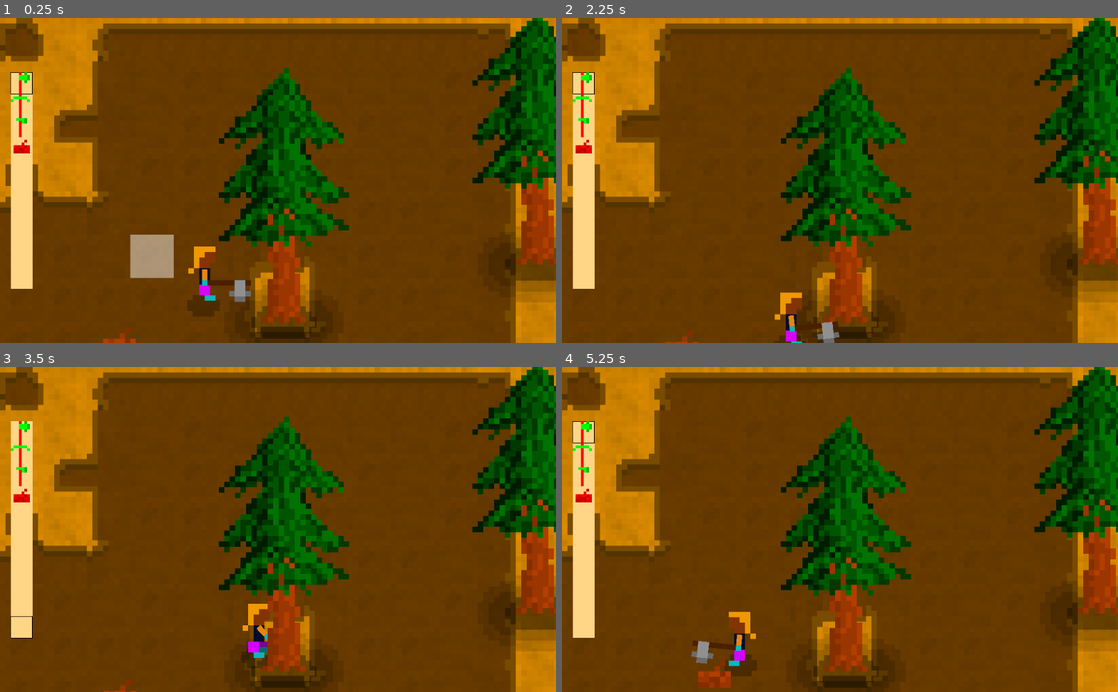
Above: before the commit, frames 1-4 (two rows, left to right).
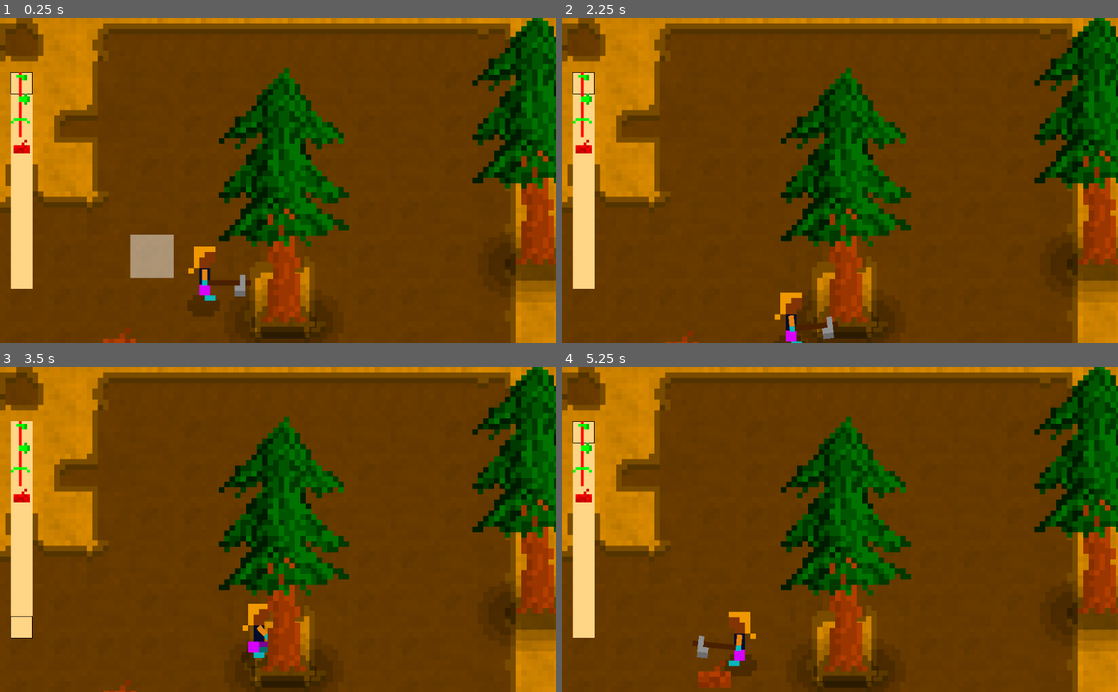
Above: after the commit, the same moments.

Repository: xarvh/residuals
Game: Godot game, scene res://scenes/map/Main.tscn
The game is run twice, just before and just after one commit, with the same random seed, the same clock (stepped at 60 frames per second) and the same inputs. Sound files missing from this copy of the repository are replaced by a short silence.
Inputs (mouse positions are in pixels of both pictures, inside the frame that each line leads up to):
- Up to frame 1 (0.25 s): no input
- Up to frame 2 (2.25 s): tap Enter (ui_accept) at 0.5, 0.77, 1.52 s; move the mouse to (962, 164) at 0.52 s; hold Right (ui_right) 0.53-1.28 s; tap A (SelectNextTool) at 0.6, 2.1 s; move the mouse to (728, 196) at 1.27 s; hold Down (ui_down) 1.28-2.03 s; tap Q (SelectPrevTool) at 1.35 s; move the mouse to (895, 109) at 2.02 s; hold Right (ui_right) from 2.03 s (still down)
- Up to frame 3 (3.5 s): move the mouse to (250, 594) at 2.77 s; release Right (ui_right) at 2.78 s; hold Up (ui_up) from 2.78 s (still down); tap Q (SelectPrevTool) at 2.85 s; tap Enter (ui_accept) at 3.02 s
- Up to frame 4 (5.25 s): move the mouse to (1006, 578) at 3.52 s; release Up (ui_up) at 3.53 s; hold Left (ui_left) 3.53-5.03 s; tap A (SelectNextTool) at 3.6, 5.1 s; tap Enter (ui_accept) at 3.77, 4.52 s; move the mouse to (673, 480) at 4.27 s; tap Q (SelectPrevTool) at 4.35 s; move the mouse to (867, 529) at 5.02 s; hold Down (ui_down) from 5.03 s (still down)

The runs differ from the first frame. In frame 1, 0.3% of the frame differs, in the area x 1-46%, y 16-88%; in frame 2, 0.2%; in frame 3, 0.1%; in frame 4, 0.2%.

Commit message:
Can till soil

Diff:
--- a/src/Env.gd
+++ b/src/Env.gd
@@ -15,6 +15,31 @@
 }
 
 
+#
+# TODO move this somewhere else
+#
+# TODO Ideally, the info should also contain offset and material, so maybe load a Scene instead?
+# It's actually one Scene for the backpack selector and one Scene for the player sprite?
+#
+# TODO Also add info on how the item is held
+#
+func itemToTexture(item):
+    match item:
+        null:
+            return null
+
+        Env.Item.Axe:
+            return load('res://scenes/human/axe.png')
+
+        Env.Item.Pickaxe:
+            return load('res://scenes/human/pickaxe.png')
+
+        Env.Item.Hoe:
+            return load('res://scenes/human/hoe.png')
+
+        Env.Item.Wood:
+            return load('res://scenes/drop/wood.png')
+
 
 #
 #
--- a/src/HumanPlayer.gd
+++ b/src/HumanPlayer.gd
@@ -33,9 +33,9 @@
 onready var backpackStorage = Storage.new(backpackSize)
 
 func _ready():
+    backpackStorage.insertInFirstEmptySlot(Env.Item.Hoe)
     backpackStorage.insertInFirstEmptySlot(Env.Item.Axe)
     backpackStorage.insertInFirstEmptySlot(Env.Item.Pickaxe)
-    backpackStorage.insertInFirstEmptySlot(Env.Item.Hoe)
     backpackStorage.insertInFirstEmptySlot(Env.Item.Wood)
 
 
@@ -51,7 +51,7 @@
             if Input.is_action_pressed(inputUseTool):
                 # TODO check that the held item can be swung
                 toolTargetCell = getTargetCell()
-                var targetPos = (toolTargetCell + Vector2(0.5, 0.5)) * viewportManager.tilemap.cell_size
+                var targetPos = (toolTargetCell + Vector2(0.5, 0.5)) * viewportManager.tileMap.cell_size
                 var r = targetPos - self.position
                 if r.x > 0: self.scale.x = 1
                 if r.x < 0: self.scale.x = -1
@@ -73,7 +73,7 @@
     #
     # Selected item
     #
-    animationPlayer.setHeldItem(viewportManager.itemToTexture(getSelectedBackpackItem()))
+    animationPlayer.setHeldItem(Env.itemToTexture(getSelectedBackpackItem()))
 
 
 
@@ -96,9 +96,14 @@
 #
 func playerToolSwingHit():
     var targets = viewportManager.findAtCell(toolTargetCell)
+    var targetHit = false
     for t in targets:
         if t.has_method('onHitByTool'):
             t.onHitByTool(getSelectedBackpackItem(), self)
+            targetHit = true
+
+    if not targetHit:
+        viewportManager.hoeHitsGround(toolTargetCell)
 
 
 func getTargetCell():
--- a/src/MapManager.gd
+++ b/src/MapManager.gd
@@ -14,8 +14,8 @@
 # Init
 #
 onready var mapContainer = get_node('Map')
-onready var tilemap = mapContainer.get_node('TileMap')
-onready var cellHighlight = tilemap.get_node('CellHighlight')
+onready var tileMap = mapContainer.get_node('TileMap')
+onready var cellHighlight = tileMap.get_node('CellHighlight')
 onready var ySort = mapContainer.get_node('YSort')
 onready var player = ySort.get_node('Player')
 
@@ -53,7 +53,7 @@
 
     cellHighlight.visible = player.animationPlayer.current_animation == 'Idle'
     if cellHighlight.visible:
-        cellHighlight.rect_position = player.getTargetCell() * tilemap.cell_size
+        cellHighlight.rect_position = player.getTargetCell() * tileMap.cell_size
 
     #
     # Backpack stuff
@@ -64,36 +64,10 @@
     var itemNodes = backpackNode.get_node('Content').get_children()
     for i in player.backpackSize:
         var itemNode = itemNodes[i]
-        var texture = itemToTexture(player.backpackStorage.items[i])
+        var texture = Env.itemToTexture(player.backpackStorage.items[i])
         # let's check just in case the assignment does some magic
         if itemNode.texture != texture:
             itemNode.texture = texture
-
-
-#
-# TODO move this somewhere else
-#
-# TODO Ideally, the info should also contain offset and material, so maybe load a Scene instead?
-# It's actually one Scene for the backpack selector and one Scene for the player sprite?
-#
-# TODO Also add info on how the item is held
-#
-func itemToTexture(item):
-    match item:
-        null:
-            return null
-
-        Env.Item.Axe:
-            return load('res://scenes/human/axe.png')
-
-        Env.Item.Pickaxe:
-            return load('res://scenes/human/pickaxe.png')
-
-        Env.Item.Hoe:
-            return load('res://scenes/human/hoe.png')
-
-        Env.Item.Wood:
-            return load('res://scenes/drop/wood.png')
 
 
 #
@@ -107,18 +81,18 @@
 #
 #
 func positionToCell(position):
-    return (position / tilemap.cell_size).floor()
+    return (position / tileMap.cell_size).floor()
 
 
 func getMouseCell():
-    return tilemap.world_to_map(tilemap.get_local_mouse_position())
+    return tileMap.world_to_map(tileMap.get_local_mouse_position())
 
 
 func findAtCell(cell):
-    var minx = cell.x * tilemap.cell_size.x
-    var maxx = minx + tilemap.cell_size.x - 1
-    var miny = cell.y * tilemap.cell_size.y
-    var maxy = miny + tilemap.cell_size.y - 1
+    var minx = cell.x * tileMap.cell_size.x
+    var maxx = minx + tileMap.cell_size.x - 1
+    var miny = cell.y * tileMap.cell_size.y
+    var maxy = miny + tileMap.cell_size.y - 1
 
     var r = []
     for n in ySort.get_children():
@@ -126,6 +100,10 @@
             r.append(n)
 
     return r
+
+
+func getCellTileName(position):
+    return tileMap.tile_set.tile_get_name(tileMap.get_cellv(position))
 
 
 #
@@ -136,3 +114,13 @@
     drop.position = position
     drop.type = type
     ySort.add_child(drop)
+
+
+#
+#
+#
+func hoeHitsGround(position):
+    match getCellTileName(position):
+        'Base':
+            tileMap.set_cellv(position, tileMap.tile_set.find_tile_by_name('Tilled'))
+            tileMap.update_bitmask_area(position)
